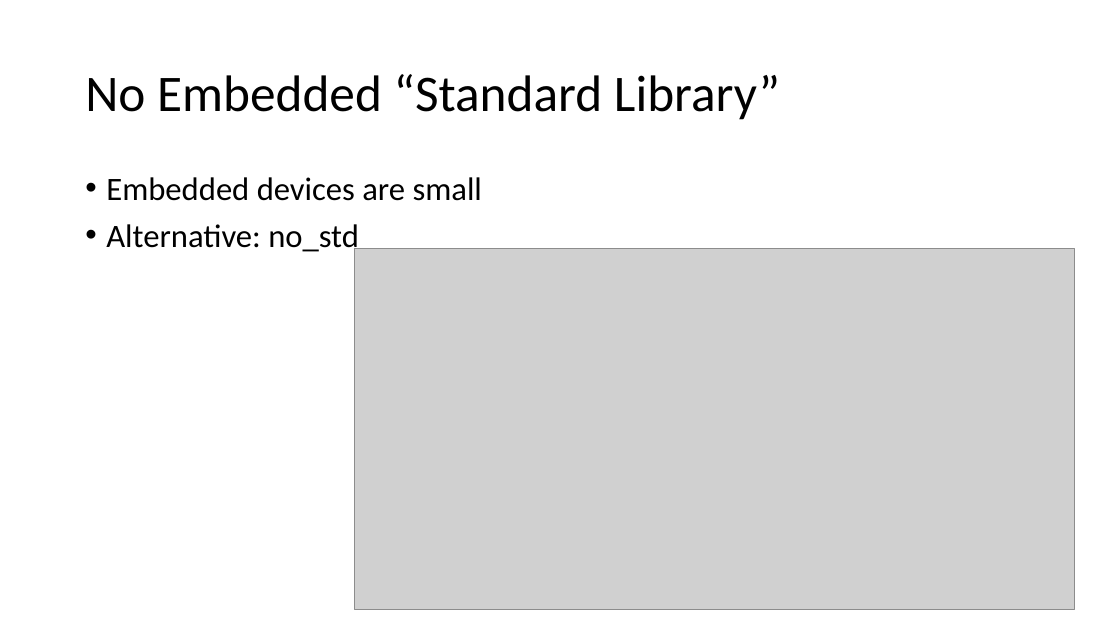
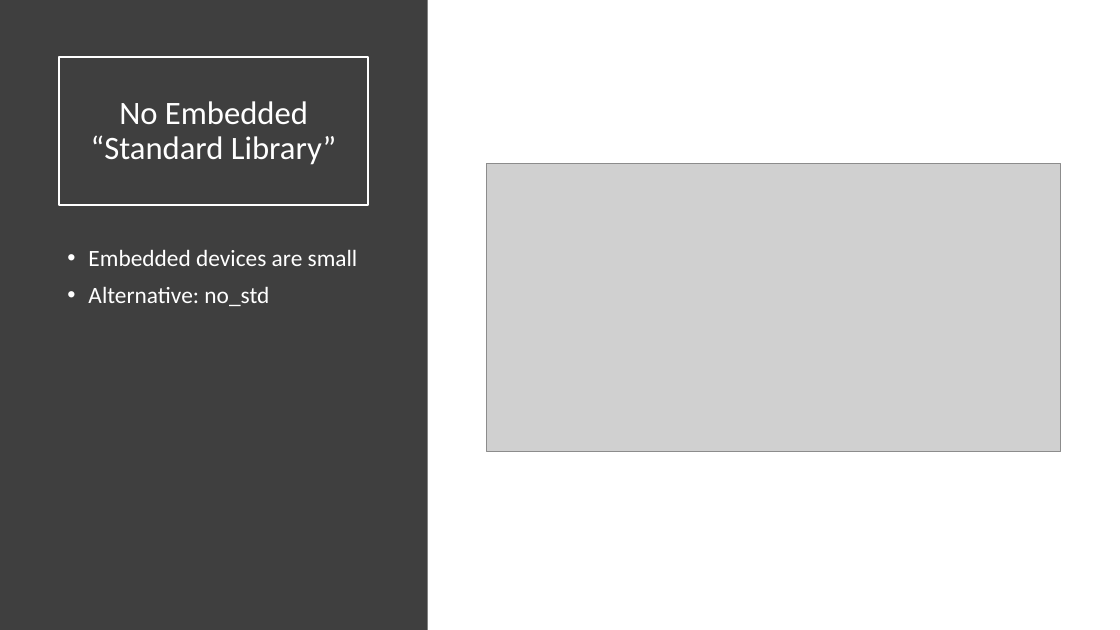
Before and after one commit to ProgrammerAL/Presentations-2019, a slide deck: slide 16 of 09-04 - Making the Case for Rust/Making the Case for Rust.pptx (slide 17 before the commit). Drawn at 1120x630 pixels with LibreOffice and Linux fonts; fonts in the diff are those of the drawing; grey boxes stand for pictures. Boxes give left, top, right and bottom in pixels: in the first picture for what was removed or moved away, otherwise in the second. Text is boxed around its words. In the diff, an @@ line names an element or a change of style, - is before the commit and + after.

```diff
--- a/09-04 - Making the Case for Rust/Making the Case for Rust.pptx
+++ b/09-04 - Making the Case for Rust/Making the Case for Rust.pptx
@@ rectangle added at [0,0,428,630], fill #3F3F3F @@
@@ title "No Embedded “Standard Library”": place and size @@
-title "No Embedded “Standard Library”" at [85,74,780,120]
+title "No Embedded “Standard Library”" at [59,57,368,205]
@@ title "No Embedded “Standard Library”" at [59,57,368,205]: size 44 to 28 pt, text colour #000000 to #FFFFFF; alignment left to centre; outline none to #FFFFFF 1.5 pt @@
@@ picture: place and size @@
-picture at [355,248,1075,609]
+picture at [486,163,1061,452]
@@ text "Embedded devices are small": place and size @@
-text "Embedded devices are small" at [106,177,482,255]
+text "Embedded devices are small" at [88,250,358,306]
@@ text "Embedded devices are small" at [88,250,358,306]: size 28 to 20 pt, text colour #000000 to #FFFFFF @@
```
Also in this commit, not shown: 17 other slides changed, 1 other file.
